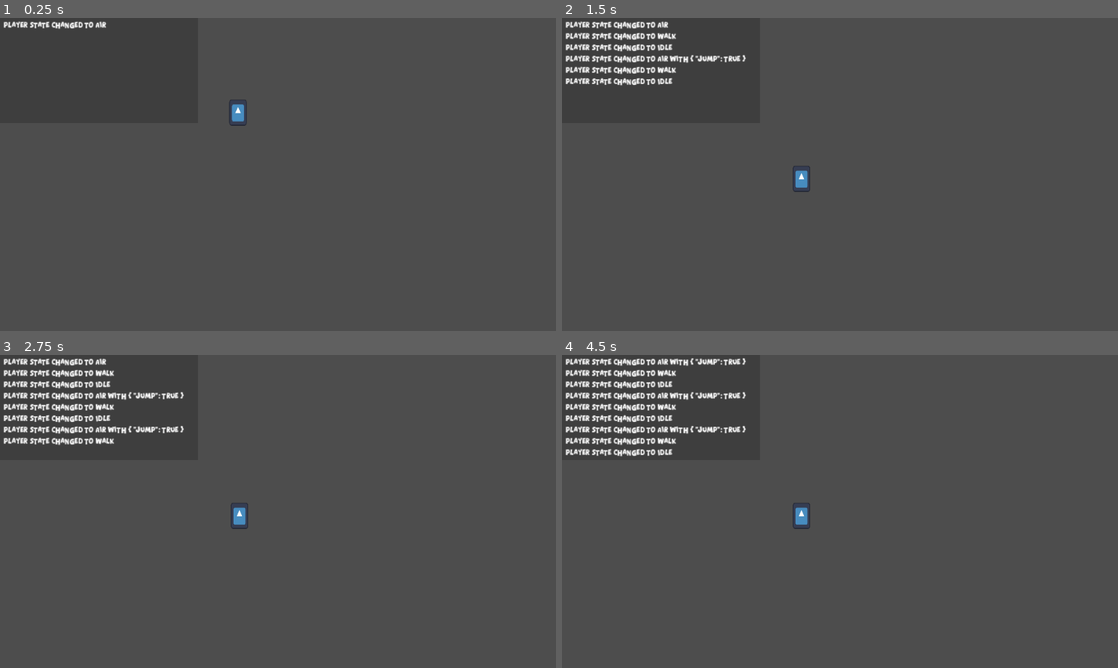
Above: before the commit, frames 1-4 (two rows, left to right).
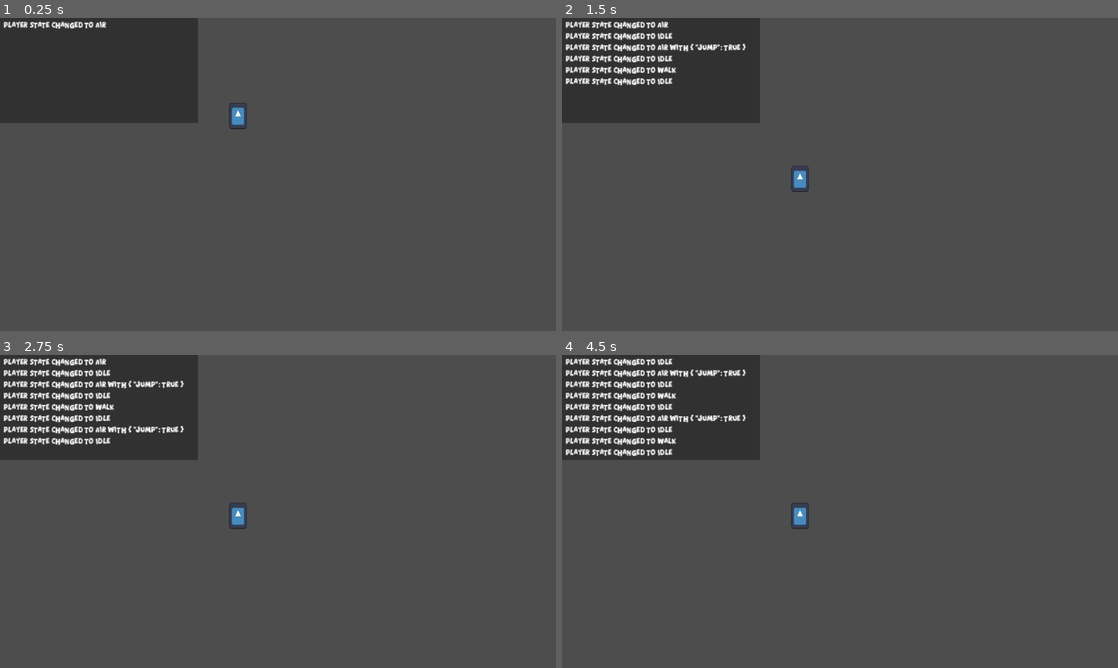
Above: after the commit, the same moments.

Repository: problem-18-dev/grumpy-grandpas
Game: Godot game, scene res://scenes/core/main/main.tscn
Same seed, same stepped clock (60 frames per second), same inputs: the game is played once before the commit and once after it. The engine's default icon, where the game draws it, is replaced by a stand-in: a white triangle on a blue panel in a dark square.
Inputs (mouse positions are in pixels of both pictures, inside the frame that each line leads up to):
- Up to frame 1 (0.25 s): no input
- Up to frame 2 (1.5 s): tap Enter (ui_accept) at 0.5 s; move the mouse to (962, 158) at 0.52 s; hold Right (move_right) 0.53-1.25 s; hold X (jump) 0.53-1.25 s; click (962, 158) at 0.67 s; drag from (728, 190) to (812, 237) at 1.27 s
- Up to frame 3 (2.75 s): tap Enter (ui_accept) at 2 s; move the mouse to (333, 442) at 2.02 s; hold Left (move_left) from 2.03 s (still down); hold X (jump) from 2.03 s (still down)
- Up to frame 4 (4.5 s): release Left (move_left) at 2.75 s; release X (jump) at 2.75 s; drag from (812, 574) to (673, 464) at 2.77 s; tap Enter (ui_accept) at 3.5 s; move the mouse to (1006, 558) at 3.52 s; hold Right (move_right) 3.53-4.25 s; hold X (jump) 3.53-4.25 s; drag from (673, 464) to (801, 514) at 4.27 s

The runs differ from the first frame. In frame 1, 0.1% of the frame differs, in the area x 41-45%, y 26-36%; in frame 2, 0.6%; in frame 3, 0.7%; in frame 4, 1.3%, in the area x 17-45%, y 0-56%.

Commit message:
feat: hitbox => hurtbox clarity and player state improvement

Diff:
--- a/project.godot
+++ b/project.godot
@@ -79,7 +79,8 @@
 
 2d_physics/layer_1="player"
 2d_physics/layer_2="world"
-2d_physics/layer_3="hitbox"
+2d_physics/layer_3="hurtbox"
+2d_physics/layer_4="hitbox"
 
 [physics]
 
--- a/scenes/components/health_component.gd
+++ b/scenes/components/health_component.gd
@@ -8,7 +8,9 @@
 @export_group("Properties")
 @export var max_health := DEFAULT_HEALTH
 
-var _health := max_health
+var _dead := false
+
+@onready var _health := max_health
 
 
 func add_health(amount: int) -> void:
@@ -17,8 +19,12 @@
 
 
 func take_health(amount: int) -> void:
+	if _dead:
+		return
+
 	_health -= amount
 	_health = maxi(0, _health)
 
 	if _health <= 0:
+		_dead = true
 		died.emit()
--- a/scenes/components/hitbox_component.gd
+++ /dev/null
@@ -1,17 +0,0 @@
-@tool
-class_name HitboxComponent
-extends Area2D
-
-const HITBOX_COLOR := Color(0.0, 1.0, 0.0, 0.392)
-
-signal hit
-
-
-func _ready() -> void:
-	var child := find_child("*")
-	if child and child is CollisionShape2D:
-		child.debug_color = HITBOX_COLOR
-
-
-func _on_area_entered(_area: Area2D) -> void:
-	hit.emit()
--- a/scenes/components/hitbox_component.tscn
+++ /dev/null
@@ -1,12 +0,0 @@
-[gd_scene format=3 uid="uid://bweymkygntx8t"]
-
-[ext_resource type="Script" uid="uid://bsanbgpve5lq3" path="res://scenes/components/hitbox_component.gd" id="1_okvui"]
-
-[node name="HitboxComponent" type="Area2D" unique_id=923971495]
-collision_layer = 4
-collision_mask = 0
-input_pickable = false
-monitorable = false
-script = ExtResource("1_okvui")
-
-[connection signal="area_entered" from="." to="." method="_on_area_entered"]
--- /dev/null
+++ b/scenes/components/hurtbox_component.gd
@@ -0,0 +1,17 @@
+@tool
+class_name HurtboxComponent
+extends Area2D
+
+const HURTBOX_COLOR := Color(0.0, 1.0, 0.0, 0.392)
+
+signal hurt(amount: int)
+
+
+func _ready() -> void:
+	var children := find_children("*", "CollisionShape2D")
+	for child: CollisionShape2D in children:
+		child.debug_color = HURTBOX_COLOR
+
+
+func hit(amount: int) -> void:
+	hurt.emit(amount)
--- /dev/null
+++ b/scenes/components/hurtbox_component.tscn
@@ -0,0 +1,10 @@
+[gd_scene format=3 uid="uid://bweymkygntx8t"]
+
+[ext_resource type="Script" uid="uid://bsanbgpve5lq3" path="res://scenes/components/hurtbox_component.gd" id="1_okvui"]
+
+[node name="HurtboxComponent" type="Area2D" unique_id=923971495]
+collision_layer = 4
+collision_mask = 8
+input_pickable = false
+monitoring = false
+script = ExtResource("1_okvui")
--- a/scenes/core/state_machine/state.gd
+++ b/scenes/core/state_machine/state.gd
@@ -2,7 +2,7 @@
 extends Node
 
 @warning_ignore("unused_signal")
-signal finished(new_state: String)
+signal finished(new_state: String, data: Dictionary)
 
 
 func enter(_data := { }) -> void:
--- a/scenes/core/state_machine/state_machine.gd
+++ b/scenes/core/state_machine/state_machine.gd
@@ -14,7 +14,6 @@
 
 	for state: State in find_children("*", "State"):
 		state.finished.connect(transition_to_state)
-		state.finished.connect(_on_state_finished_debug)
 
 	_state.enter()
 
@@ -39,13 +38,11 @@
 	_state = new_state
 	_state.enter(data)
 
-
-func _on_state_finished_debug(state: String, data := { }) -> void:
 	if not debug_enabled:
 		return
 
 	if data.size() > 0:
-		Debug.log("Player state changed to %s with %s" % [state, data])
+		Debug.log("%s state changed to %s with %s" % [owner.name, state, data])
 		return
 
-	Debug.log("Player state changed to %s" % state)
+	Debug.log("%s state changed to %s" % [owner.name, state])
--- a/scenes/debug/debug.gd
+++ b/scenes/debug/debug.gd
@@ -12,12 +12,16 @@
 func _ready() -> void:
 	if Engine.is_editor_hint():
 		hide()
+		return
 
-	if not enabled:
-		queue_free()
+	if enabled and OS.is_debug_build():
+		show()
 
 
 func log(text: Variant) -> void:
+	if not enabled:
+		return
+
 	if content.get_child_count() > MAX_LOGS:
 		content.get_child(0).queue_free()
 
--- a/scenes/debug/debug.tscn
+++ b/scenes/debug/debug.tscn
@@ -3,6 +3,7 @@
 [ext_resource type="Script" uid="uid://c7megwifxrf4g" path="res://scenes/debug/debug.gd" id="1_kfclf"]
 
 [node name="Debug" type="CanvasLayer" unique_id=1599672822]
+visible = false
 script = ExtResource("1_kfclf")
 
 [node name="Background" type="ColorRect" parent="." unique_id=2102687449]
--- a/scenes/player/player.gd
+++ b/scenes/player/player.gd
@@ -1,27 +1,2 @@
 class_name Player
 extends CharacterBody2D
-
-const LEFT := -1
-const RIGHT := 1
-
-@export_group("States")
-@export_subgroup("Idle")
-@export_subgroup("Walk")
-@export var movement_speed := 100.0
-@export_subgroup("Air")
-@export var jump_force := -350.0
-@export var jump_backwards_force := -400.0
-@export var jump_backwards_velocity := 25.0
-
-var last_movement_direction: int
-
-@onready var hitbox: HitboxComponent = $HitboxComponent
-@onready var health: HealthComponent = $HealthComponent
-
-
-func _on_health_component_died() -> void:
-	pass
-
-
-func _on_hitbox_component_hit() -> void:
-	pass
--- a/scenes/player/player.tscn
+++ b/scenes/player/player.tscn
@@ -3,7 +3,7 @@
 [ext_resource type="Script" uid="uid://bygd8nvt570om" path="res://scenes/player/player.gd" id="1_8afob"]
 [ext_resource type="Texture2D" uid="uid://cgwgxskut17iw" path="res://icon.svg" id="2_dovo2"]
 [ext_resource type="PackedScene" uid="uid://o6nlyis18n62" path="res://scenes/core/state_machine/state_machine.tscn" id="3_gmlin"]
-[ext_resource type="PackedScene" uid="uid://bweymkygntx8t" path="res://scenes/components/hitbox_component.tscn" id="3_qek5x"]
+[ext_resource type="PackedScene" uid="uid://bweymkygntx8t" path="res://scenes/components/hurtbox_component.tscn" id="3_qek5x"]
 [ext_resource type="Script" uid="uid://bffp4r33c22r2" path="res://scenes/player/player_state/player_idle.gd" id="4_lvxji"]
 [ext_resource type="Script" uid="uid://dmnq07wos3jc2" path="res://scenes/player/player_state/player_walk.gd" id="5_p47bc"]
 [ext_resource type="Script" uid="uid://cnc8c7xcxascg" path="res://scenes/player/player_state/player_air.gd" id="6_75vfm"]
@@ -17,8 +17,7 @@
 
 [node name="Player" type="CharacterBody2D" unique_id=1829503951]
 collision_mask = 2
-floor_stop_on_slope = false
-floor_max_angle = 1.3089969
+floor_max_angle = 1.134464
 script = ExtResource("1_8afob")
 
 [node name="Sprite2D" type="Sprite2D" parent="." unique_id=1621448688]
@@ -29,9 +28,9 @@
 [node name="CollisionShape2D" type="CollisionShape2D" parent="." unique_id=1830283869]
 shape = SubResource("CapsuleShape2D_1xhu4")
 
-[node name="HitboxComponent" parent="." unique_id=923971495 instance=ExtResource("3_qek5x")]
+[node name="HurtboxComponent" parent="." unique_id=923971495 instance=ExtResource("3_qek5x")]
 
-[node name="CollisionShape2D" type="CollisionShape2D" parent="HitboxComponent" unique_id=1229987194]
+[node name="CollisionShape2D" type="CollisionShape2D" parent="HurtboxComponent" unique_id=1229987194]
 shape = SubResource("CapsuleShape2D_5gtgg")
 debug_color = Color(0, 1, 0, 0.392)
 
@@ -49,6 +48,3 @@
 
 [node name="Air" type="Node" parent="StateMachine" unique_id=332589610]
 script = ExtResource("6_75vfm")
-
-[connection signal="hit" from="HitboxComponent" to="." method="_on_hitbox_component_hit"]
-[connection signal="died" from="HealthComponent" to="." method="_on_health_component_died"]
--- a/scenes/player/player_state/player_air.gd
+++ b/scenes/player/player_state/player_air.gd
@@ -1,4 +1,9 @@
 extends PlayerState
+
+@export_group("Properties")
+@export var jump_force := -350.0
+@export var jump_backwards_force := -400.0
+@export var jump_backwards_velocity := 25.0
 
 
 func enter(data := { }) -> void:
@@ -13,11 +18,11 @@
 
 
 func _jump() -> void:
-	player.velocity.y = player.jump_force
+	player.velocity.y = jump_force
 
 
 func _handle_landing() -> void:
 	if not player.is_on_floor():
 		return
 
-	finished.emit(PlayerState.WALK)
+	finished.emit(PlayerState.IDLE)
--- a/scenes/player/player_state/player_idle.gd
+++ b/scenes/player/player_state/player_idle.gd
@@ -5,7 +5,8 @@
 	player.velocity = Vector2.ZERO
 
 
-func _physics_update(_delta: float) -> void:
+func _physics_update(delta: float) -> void:
+	_apply_gravity(delta)
 	_handle_movement()
 	player.move_and_slide()
 	_check_floor()
--- a/scenes/player/player_state/player_state.gd
+++ b/scenes/player/player_state/player_state.gd
@@ -10,7 +10,6 @@
 
 func _ready() -> void:
 	assert(owner is Player, "Player state not owned by player")
-	await owner.ready
 	player = owner
 
 
@@ -20,5 +19,7 @@
 
 ## Check after last move_and_slide call in case floor disappeared and we're in AIR
 func _check_floor() -> void:
-	if not player.is_on_floor():
-		finished.emit(PlayerState.AIR)
+	if player.is_on_floor():
+		return
+
+	finished.emit(PlayerState.AIR)
--- a/scenes/player/player_state/player_walk.gd
+++ b/scenes/player/player_state/player_walk.gd
@@ -1,7 +1,11 @@
 extends PlayerState
 
+@export_group("Properties")
+@export var movement_speed := 100.0
 
-func _physics_update(_delta: float) -> void:
+
+func _physics_update(delta: float) -> void:
+	_apply_gravity(delta)
 	_handle_movement()
 	player.move_and_slide()
 	_check_floor()
@@ -19,4 +23,4 @@
 		finished.emit(PlayerState.IDLE)
 		return
 
-	player.velocity.x = player.movement_speed * direction
+	player.velocity.x = movement_speed * direction
Renamed: scenes/components/hitbox_component.gd.uid -> scenes/components/hurtbox_component.gd.uid
